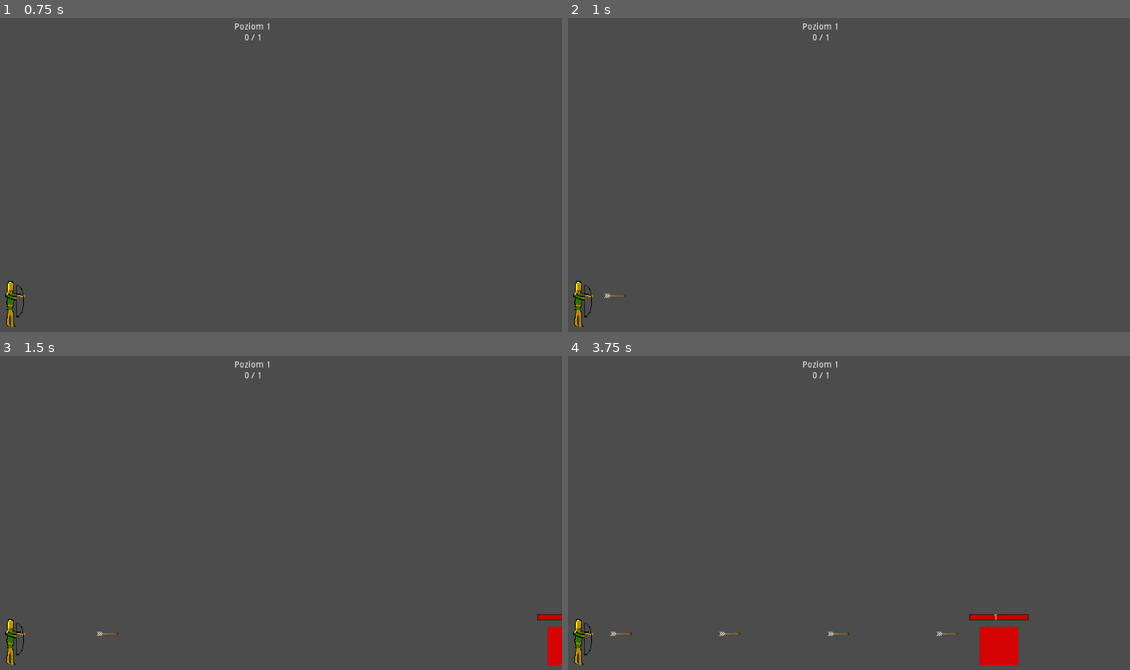
Above: before the commit, frames 1-4 (two rows, left to right).
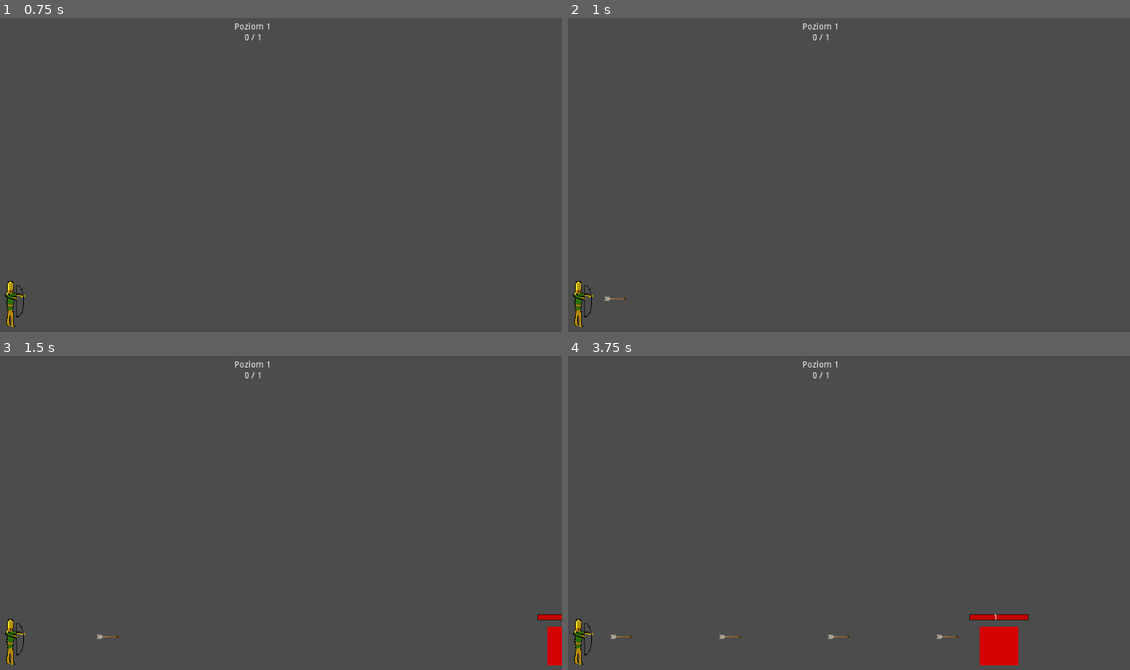
Above: after the commit, the same moments.

Repository: Flying-Octopus-Team/Asterielle
Game: Godot game, scene res://Scenes/World.tscn
The game is run twice, just before and just after one commit, with the same random seed, the same clock (stepped at 60 frames per second) and the same inputs.
Inputs (mouse positions are in pixels of both pictures, inside the frame that each line leads up to):
- Up to frame 1 (0.75 s): tap Enter at 0.5 s; move the mouse to (387, 162) at 0.52 s; click (387, 162) at 0.6 s
- Up to frame 2 (1 s): no input
- Up to frame 3 (1.5 s): move the mouse to (129, 534) at 1.27 s; click (129, 534) at 1.35 s
- Up to frame 4 (3.75 s): move the mouse to (882, 437) at 2.02 s; click (882, 437) at 2.1 s; move the mouse to (787, 591) at 2.77 s; click (787, 591) at 2.85 s; move the mouse to (1006, 572) at 3.52 s; click (1006, 572) at 3.6 s

Frame 1 is identical in both runs. In frame 2, less than 0.1% of the frame differs, in the area x 6-11%, y 87-91%; in frame 3, less than 0.1%; in frame 4, 0.2%, in the area x 7-70%, y 87-91%.

Commit message:
Fix raycasts position + fix bug with dwarves HP increasing

Diff:
--- a/Scenes/Boss.tscn
+++ b/Scenes/Boss.tscn
@@ -19,9 +19,11 @@
 texture = ExtResource( 2 )
 
 [node name="CollisionShape2D" type="CollisionShape2D" parent="."]
+position = Vector2( 0, -64 )
 shape = SubResource( 1 )
 
 [node name="ElfRayCast" type="RayCast2D" parent="."]
+position = Vector2( 0, -64 )
 enabled = true
 cast_to = Vector2( -80, 0 )
 collision_mask = 8
@@ -64,5 +66,4 @@
 margin_right = 31.0
 margin_bottom = -57.0
 text = "30"
-
 [connection signal="timeout" from="TimeToKill" to="." method="_on_TimeToKill_timeout"]
--- a/Scenes/Dwarf.tscn
+++ b/Scenes/Dwarf.tscn
@@ -23,6 +23,7 @@
 shape = SubResource( 1 )
 
 [node name="ElfRayCast" type="RayCast2D" parent="."]
+position = Vector2( 0, -32 )
 enabled = true
 cast_to = Vector2( -50, 0 )
 collision_mask = 8
--- a/Scenes/Elf.tscn
+++ b/Scenes/Elf.tscn
@@ -16,9 +16,6 @@
 scale = Vector2( 1.23796, 1.32713 )
 texture = ExtResource( 2 )
 
-[node name="FirePoint" type="Node2D" parent="."]
-position = Vector2( 32, -50.8732 )
-
 [node name="Space" type="Area2D" parent="."]
 position = Vector2( 0, -50.8732 )
 collision_layer = 8
@@ -27,3 +24,6 @@
 [node name="CollisionShape2D" type="CollisionShape2D" parent="Space"]
 position = Vector2( 0, 12.8732 )
 shape = SubResource( 1 )
+
+[node name="FirePoint" type="Node2D" parent="."]
+position = Vector2( 32, -46 )
--- a/Scripts/LevelManager.gd
+++ b/Scripts/LevelManager.gd
@@ -38,8 +38,8 @@
 		if current_level % 10 == 0:
 			emit_signal("spawn_boss")
 		else:
+			increase_level()
 			emit_signal("spawn_dwarf")
-			increase_level()
 	else:
 		emit_signal("spawn_dwarf")
 
